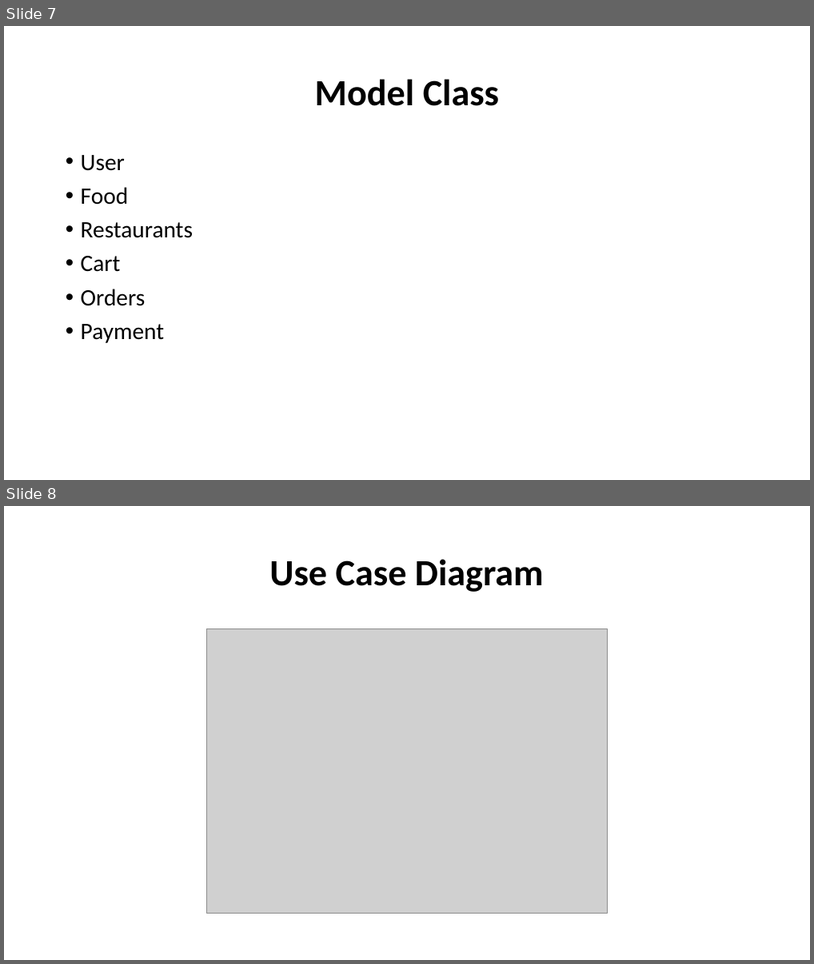
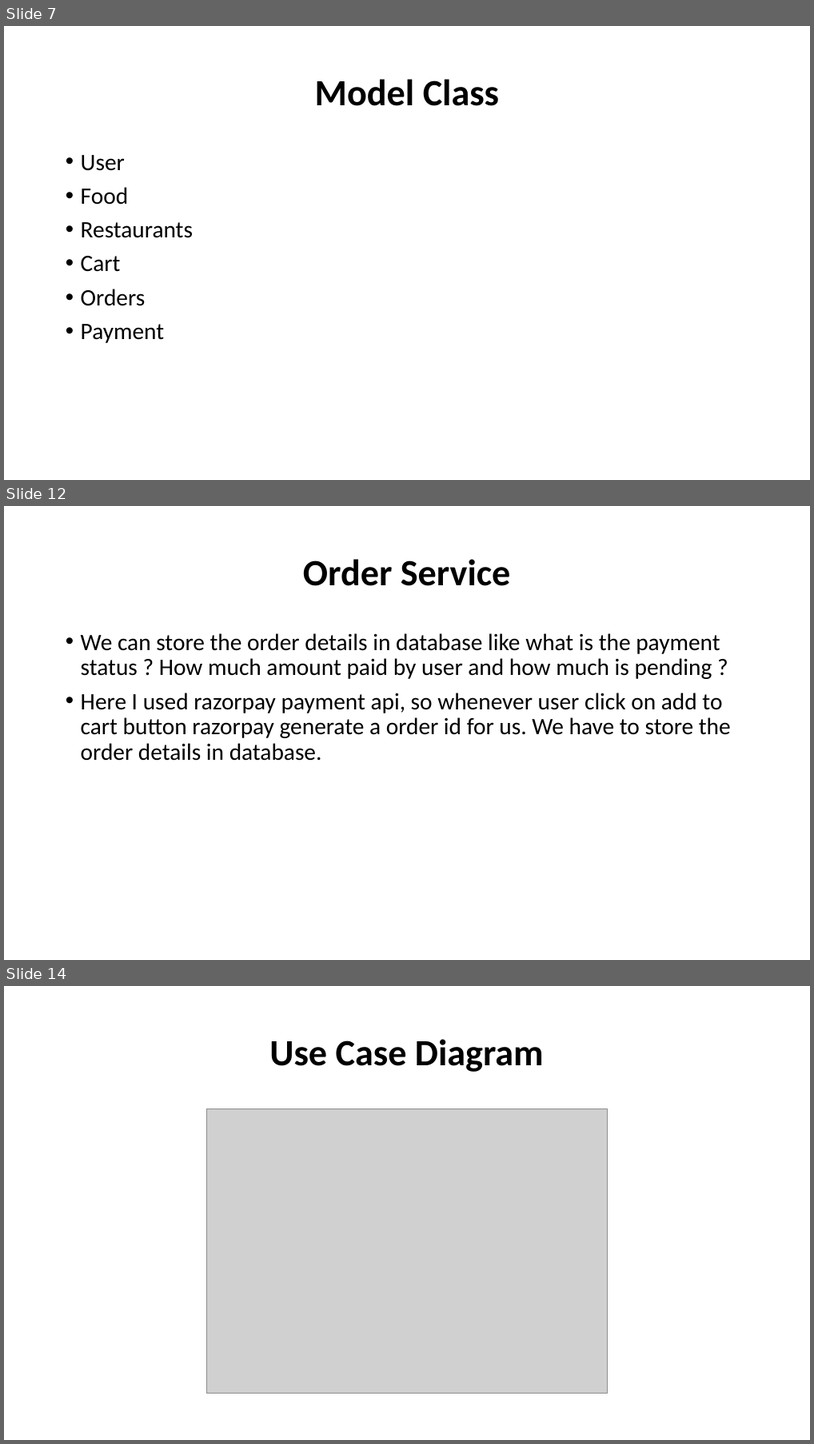
Before and after one commit to tarun683/swiggy_casestudy, a slide deck: Documents/workspace-spring-tool-suite-4-4.14.0.RELEASE/swiggy documentation/Swiggy Application documentation.pptx. Shown one above the other, each under a label of ours: slides 7 and 8 before the commit, slides 7, 12 and 14 after it; the slides between them are not shown. The pictures are 814x964 and 814x1444 pixels, drawn with LibreOffice and Linux fonts; fonts in the diff are those of the drawing; grey boxes stand for pictures. Boxes give left, top, right and bottom in pixels: in the first picture for what was removed or moved away, otherwise in the second. Text is boxed around its words. In the diff, an @@ line names an element or a change of style, - is before the commit and + after.

```diff
--- a/Documents/workspace-spring-tool-suite-4-4.14.0.RELEASE/swiggy documentation/Swiggy Application documentation.pptx
+++ b/Documents/workspace-spring-tool-suite-4-4.14.0.RELEASE/swiggy documentation/Swiggy Application documentation.pptx
@@ slide 12 added at <box>4,506,810,960</box>, background #FFFFFF @@
@@ title added at <box>303,559,511,586</box>, 44 pt, text #000000, bold @@
+Order Service
@@ text added at <box>81,633,731,760</box>, 28 pt, text #000000 @@
+• We can store the order details in database like what is the payment status ? How much amount paid by user and how much is pending ?
+• Here I used razorpay payment api, so whenever user click on add to cart button razorpay generate a order id for us. We have to store the order details in database.
@@ what was slide 8 is now slide 14 @@
```
Also in this commit, not shown: 1 slide changed, 5 other slides added.
